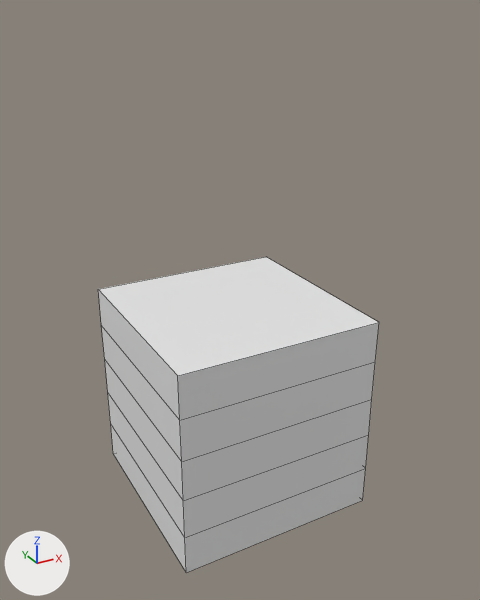
Before and after pictures for a commit that changed the Blender file rct2/scenery/GiantGardenTheming/beanst2_Giant-Beanstalk/beanst2_V001.blend.
Rendered twice from a 50 mm lens placed at (-5.51, -10.39, 9.34), pointed at (0.1, -0.19, 4.23). Lighting does not change. The marker at lower left points along +X, +Y and +Z. Mesh edges are drawn as thin lines. The same objects are shown in both versions, whatever each file hides.
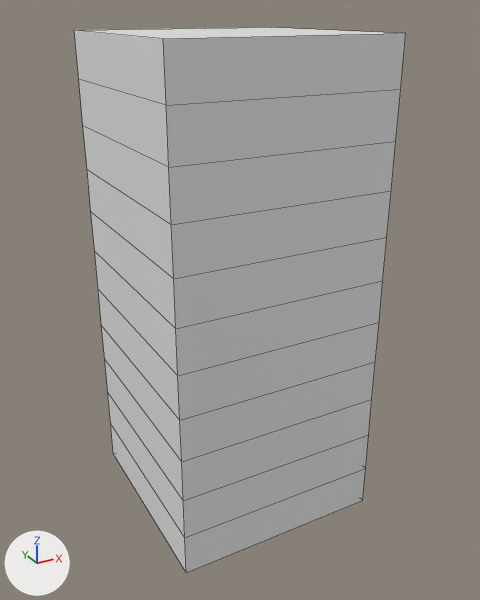
What differs and where, as boxes [x1, y1, x2, y2] in the pictures (480 x 600 px):
'Cube.001', modifiers changed (18% wider, 73% taller): before [98, 257, 379, 573]; after [74, 27, 406, 573]

What changed in the scene script:
```text
Change ob_cube_001:
    where _m = ob_cube_001.modifiers.new('Array', 'ARRAY')
    _m.count: 5 -> 11
    add _m = ob_cube_001.modifiers.new('EdgeSplit', 'EDGE_SPLIT')
```
